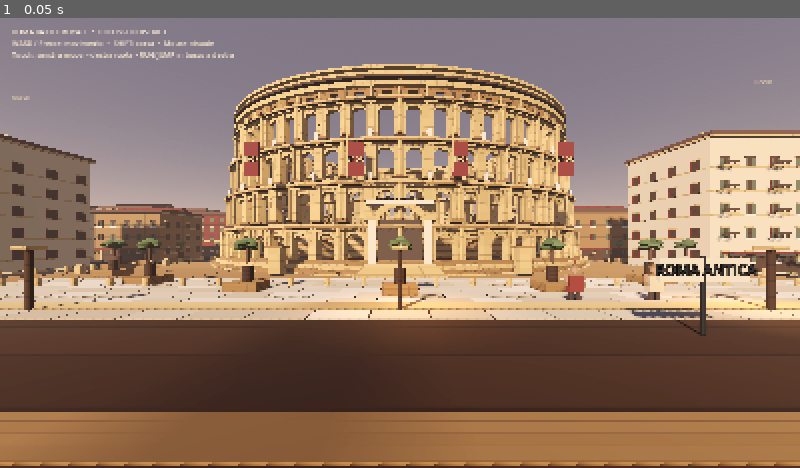
Above: before the commit, frame 1.
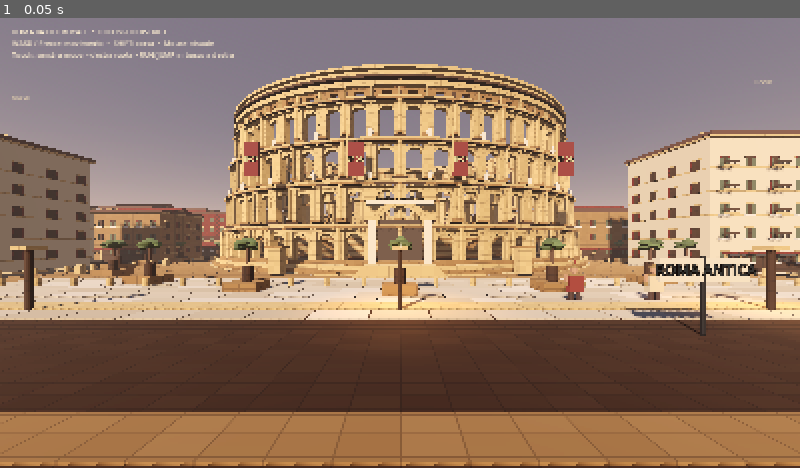
Above: after the commit, the same moment.

Repository: romabattleroyale/Roma-BRT
Game: Godot game, scene res://main.tscn
Two runs of this game, one before a commit and one after it. Both use one fixed random seed, a clock stepped at 60 frames per second and the inputs below.
Inputs:
- Up to frame 1 (0.05 s): no input

The runs differ from the first frame. In frame 1, 5.7% of the frame differs, in the area x 0-100%, y 10-100%.

Commit message:
Improve masonry texture mapping across architectural meshes

Diff:
--- a/quality_lab/main.gd
+++ b/quality_lab/main.gd
@@ -45,18 +45,22 @@
 	trim.albedo_texture = _procedural_stone_texture(Color("#ead0a0"), 83)
 	shadow_stone.albedo_texture = _procedural_stone_texture(Color("#80664b"), 117)
 	terracotta.albedo_texture = _procedural_brick_texture()
+	# World-space triplanar mapping avoids each tiny architectural block stretching the same UV patch.
+	for masonry in [stone, trim, shadow_stone, terracotta]:
+		masonry.uv1_triplanar = true
+		masonry.uv1_scale = Vector3(0.22, 0.22, 0.22)
 	stone.normal_enabled = true
 	stone.normal_texture = _procedural_surface_normal(41, false)
-	stone.normal_scale = 0.055
+	stone.normal_scale = 0.085
 	trim.normal_enabled = true
 	trim.normal_texture = _procedural_surface_normal(83, false)
-	trim.normal_scale = 0.045
+	trim.normal_scale = 0.065
 	shadow_stone.normal_enabled = true
 	shadow_stone.normal_texture = _procedural_surface_normal(117, false)
-	shadow_stone.normal_scale = 0.05
+	shadow_stone.normal_scale = 0.075
 	terracotta.normal_enabled = true
 	terracotta.normal_texture = _procedural_surface_normal(2026, true)
-	terracotta.normal_scale = 0.055
+	terracotta.normal_scale = 0.08
 	asphalt.albedo_texture = _procedural_asphalt_texture()
 	asphalt.uv1_scale = Vector3(40, 40, 1)
 
